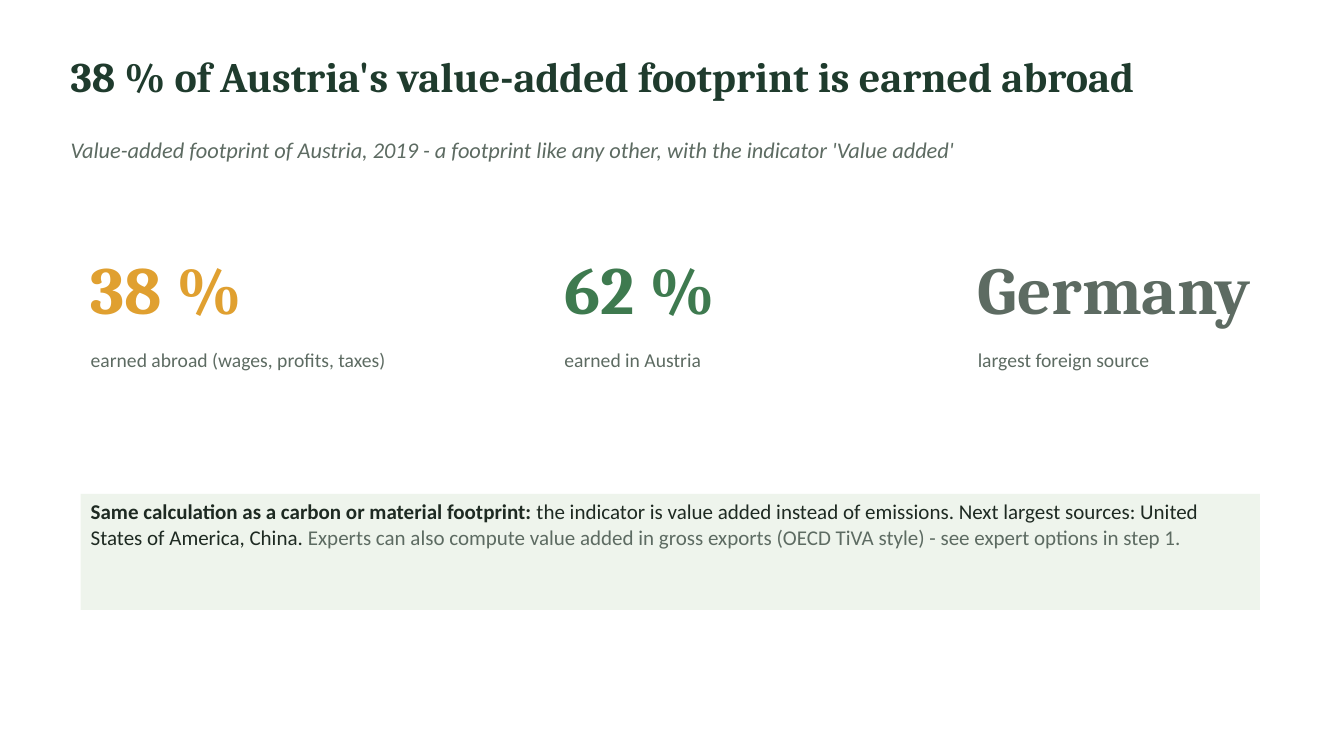
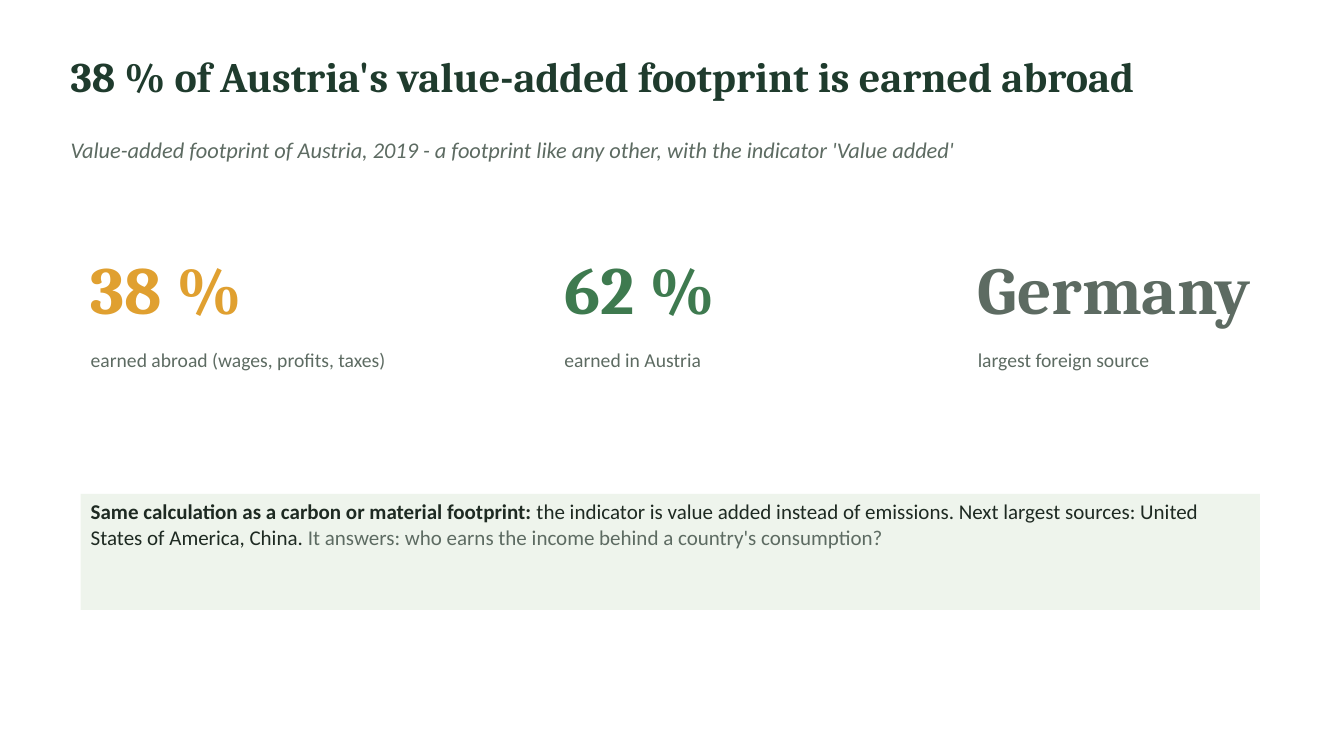
Before and after one commit to Hanspeter85/GLORIApp, a slide deck: slide 9 of docs/GLORIApp_intro.pptx. Drawn at 1344x756 pixels with LibreOffice and Linux fonts; fonts in the diff are those of the drawing. Boxes give left, top, right and bottom in pixels: in the first picture for what was removed or moved away, otherwise in the second. Text is boxed around its words. In the diff, an @@ line names an element or a change of style, - is before the commit and + after.

```diff
--- a/docs/GLORIApp_intro.pptx
+++ b/docs/GLORIApp_intro.pptx
@@ text at box(91, 504, 1198, 549): text changed @@
-Same calculation as a carbon or material footprint: the indicator is value added instead of emissions. Next largest sources: United States of America, China. Experts can also compute value added in gross exports (OECD TiVA style) - see expert options in step 1.
+Same calculation as a carbon or material footprint: the indicator is value added instead of emissions. Next largest sources: United States of America, China. It answers: who earns the income behind a country's consumption?
```
Also in this commit, not shown: 1 other slide changed, 11 other files.
